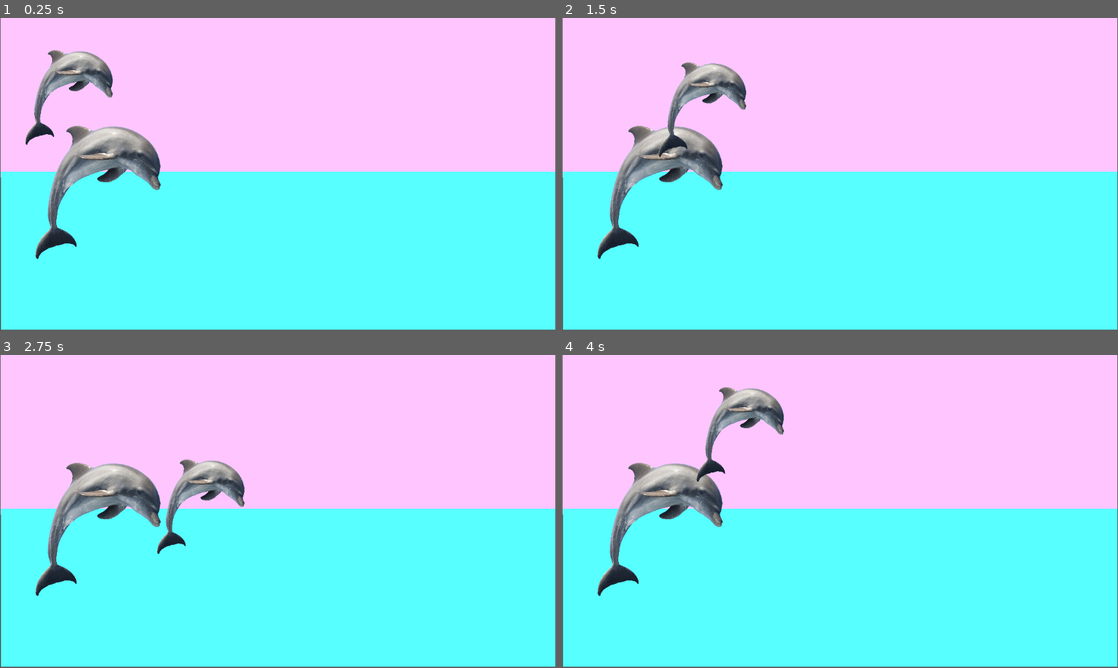
Above: before the commit, frames 1-4 (two rows, left to right).
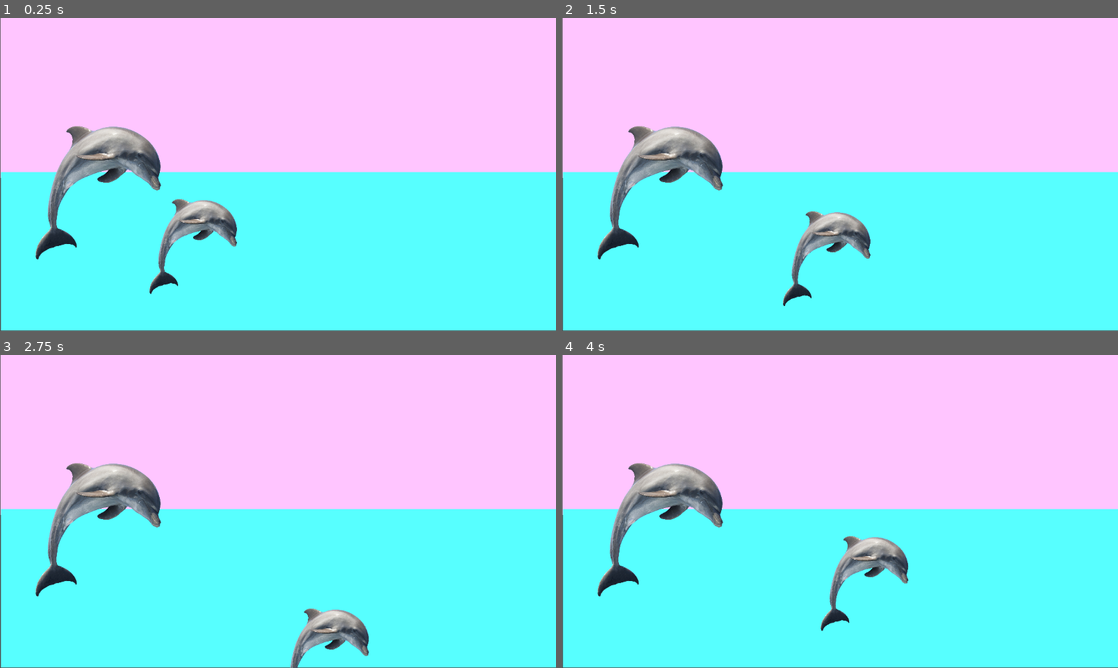
Above: after the commit, the same moments.

Repository: Aeinahpets/dolphin
Game: Godot game, scene res://node_2d.tscn
Same seed, same stepped clock (60 frames per second), same inputs: the game is played once before the commit and once after it.
Inputs:
- Up to frame 1 (0.25 s): no input
- Up to frame 2 (1.5 s): tap Enter at 0.5 s; hold Right (ui_right) 0.53-1.28 s; hold Down (ui_down) from 1.28 s (still down)
- Up to frame 3 (2.75 s): release Down (ui_down) at 2.03 s; hold Right (ui_right) from 2.03 s (still down)
- Up to frame 4 (4 s): release Right (ui_right) at 2.78 s; hold Up (ui_up) 2.78-3.53 s; hold Left (ui_left) from 3.53 s (still down)
In our replay, the window is 799x449 before the commit and 800x450 after it. These sizes can differ from the game's own. Grey fills any space a smaller window leaves; there, only what the larger window draws over its background counts as a difference.

The runs differ from the first frame. In frame 1, 4.1% of the frame differs, in the area x 0-100%, y 0-100%; in frame 2, 4.1%; in frame 3, 3.8%; in frame 4, 4.1%.

Commit message:
movement

Diff:
--- a/character_body_2d.gd
+++ b/character_body_2d.gd
@@ -16,12 +16,6 @@
 # --- Node References (Assign in _ready or by drag-and-drop) ---
 @onready var water_detector: Area2D = $WaterDetector # Assuming you have this node
 
-func _ready():
-	# Connect signals for water detection
-	if water_detector:
-		water_detector.body_entered.connect(_on_water_detector_body_entered)
-		water_detector.body_exited.connect(_on_water_detector_body_exited)
-
 func _physics_process(delta: float):
 	_get_input()
 
@@ -37,6 +31,7 @@
 	direction = Input.get_vector("ui_left", "ui_right", "ui_up", "ui_down")
 
 func _handle_swimming(delta: float):
+	print("swimming")
 	if is_in_water:
 		# Apply input direction with acceleration
 		velocity = velocity.lerp(direction * swim_speed, swim_acceleration * delta)
@@ -49,6 +44,7 @@
 		_try_jump_or_fall()
 
 func _handle_jumping(delta: float):
+	print("jumping")
 	# Apply gravity
 	velocity.y += air_gravity * delta
 
@@ -74,17 +70,18 @@
 		current_state = "JUMPING" # Or "FALLING" state if you want more granularity
 		# Don't apply jump_speed, just let gravity take over
 
-# --- Water Detection Callbacks (using Area2D) ---
-func _on_water_detector_body_entered(body: Node2D):
-	if body == self: # Ensure it's the dolphin entering its own water detector
-		is_in_water = true
-		# If entering water while jumping, transition back to swimming
-		if current_state == "JUMPING":
-			current_state = "SWIMMING"
-			velocity.y = 0 # Stop vertical momentum
 
-func _on_water_detector_body_exited(body: Node2D):
-	if body == self:
-		is_in_water = false
-		# When leaving water, check if a jump should be initiated
-		_try_jump_or_fall()
+func _on_water_detector_area_entered(area: Area2D) -> void:
+	print("enter area")
+	is_in_water = true
+	# If entering water while jumping, transition back to swimming
+	if current_state == "JUMPING":
+		current_state = "SWIMMING"
+		velocity.y = 0 # Stop vertical momentum
+
+
+func _on_water_detector_area_exited(area: Area2D) -> void:
+	print("exit area")
+	is_in_water = false
+	# When leaving water, check if a jump should be initiated
+	_try_jump_or_fall()
--- a/dolphin.tscn
+++ b/dolphin.tscn
@@ -7,7 +7,7 @@
 radius = 85.0529
 
 [sub_resource type="CircleShape2D" id="CircleShape2D_0oef7"]
-radius = 103.005
+radius = 79.2275
 
 [node name="CharacterBody2D" type="CharacterBody2D"]
 script = ExtResource("1_0oef7")
@@ -25,5 +25,11 @@
 [node name="WaterDetector" type="Area2D" parent="."]
 
 [node name="CollisionShape2D" type="CollisionShape2D" parent="WaterDetector"]
-position = Vector2(15, 42)
+position = Vector2(30, 19)
 shape = SubResource("CircleShape2D_0oef7")
+debug_color = Color(0.837622, 0.312714, 0.585028, 0.42)
+
+[connection signal="area_entered" from="WaterDetector" to="." method="_on_water_detector_area_entered"]
+[connection signal="area_exited" from="WaterDetector" to="." method="_on_water_detector_area_exited"]
+[connection signal="body_entered" from="WaterDetector" to="." method="_on_water_detector_body_entered"]
+[connection signal="body_exited" from="WaterDetector" to="." method="_on_water_detector_body_exited"]
--- a/node_2d.tscn
+++ b/node_2d.tscn
@@ -5,7 +5,7 @@
 [ext_resource type="PackedScene" uid="uid://5xgr8v8mcm5k" path="res://dolphin.tscn" id="3_epypp"]
 
 [sub_resource type="RectangleShape2D" id="RectangleShape2D_epypp"]
-size = Vector2(1289.5, 380.5)
+size = Vector2(1289.5, 231.25)
 
 [node name="Node2D" type="Node2D"]
 metadata/_edit_horizontal_guides_ = [-359.0]
@@ -37,10 +37,10 @@
 texture = ExtResource("2_0e48y")
 
 [node name="CharacterBody2D" parent="." instance=ExtResource("3_epypp")]
-position = Vector2(125, 119)
+position = Vector2(382, 427)
 
 [node name="WaterArea" type="Area2D" parent="."]
 
 [node name="CollisionShape2D" type="CollisionShape2D" parent="WaterArea"]
-position = Vector2(601.25, 489)
+position = Vector2(601.25, 563.625)
 shape = SubResource("RectangleShape2D_epypp")
--- a/project.godot
+++ b/project.godot
@@ -14,6 +14,11 @@
 run/main_scene="res://node_2d.tscn"
 config/features=PackedStringArray("4.4", "Forward Plus")
 config/icon="res://icon.svg"
+
+[display]
+
+window/stretch/mode="viewport"
+window/stretch/aspect="expand"
 
 [input]
 
